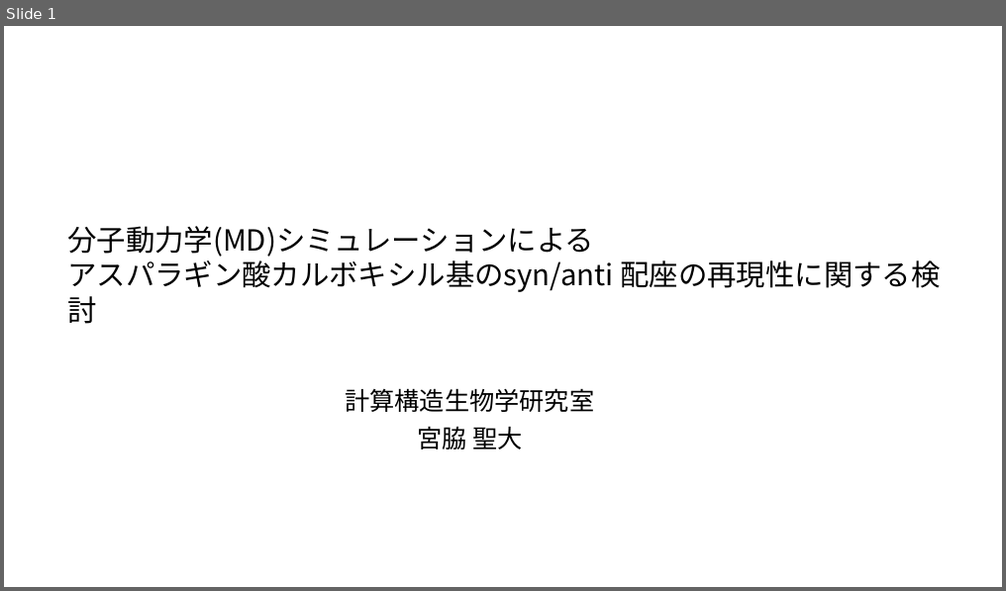
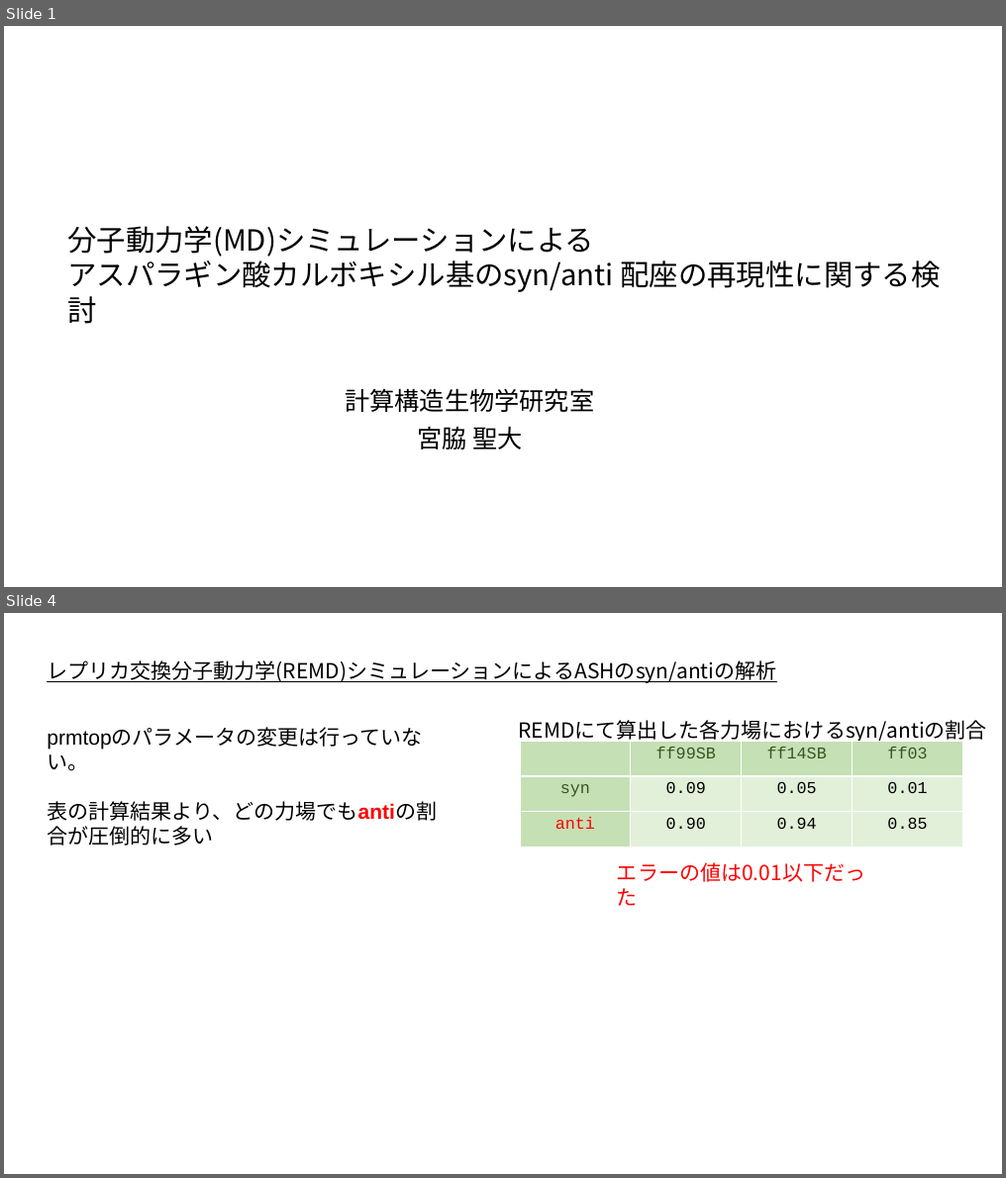
Before and after one commit to Onadius/Python_Labo, a slide deck: lab/SOTSURON/all_data/miyawaki_shintyoku_final_lab.pptx. Shown one above the other, each under a label of ours: slide 1 before the commit, slides 1 and 4 after it; the slides between them are not shown. The pictures are 1006x591 and 1006x1178 pixels, drawn with LibreOffice and Linux fonts; fonts in the diff are those of the drawing. Boxes give left, top, right and bottom in pixels: in the first picture for what was removed or moved away, otherwise in the second. Text is boxed around its words. In the diff, an @@ line names an element or a change of style, - is before the commit and + after.

Commit message:
ff99SBにてシミュレーション及びデータの収集

```diff
--- a/lab/SOTSURON/all_data/miyawaki_shintyoku_final_lab.pptx
+++ b/lab/SOTSURON/all_data/miyawaki_shintyoku_final_lab.pptx
@@ slide 4 added at [4, 613, 1002, 1174], background #FFFFFF @@
@@ text added at [47, 661, 777, 683], 20 pt, text #000000, underline @@
+レプリカ交換分子動力学(REMD)シミュレーションによるASHのsyn/antiの解析
@@ text added at [518, 720, 987, 743], 20 pt, text #000000 @@
+REMDにて算出した各力場におけるsyn/antiの割合
@@ text added at [47, 749, 437, 821], 20 pt, text #000000 @@
+prmtopのパラメータの変更は行っていない。
+表の計算結果より、どの力場でもantiの割合が圧倒的に多い
@@ table added at [520, 741, 963, 847], 3 rows, 4 columns @@
+ | ff99SB | ff14SB | ff03
+syn | 0.09 | 0.05 | 0.01
+anti | 0.90 | 0.94 | 0.85
@@ text added at [617, 862, 865, 882], 20 pt, text #FF0000 @@
+エラーの値は0.01以下だった
```
Also in this commit, not shown: 10 slides changed, 13 other slides added, 1 slide removed, 13 other files.
